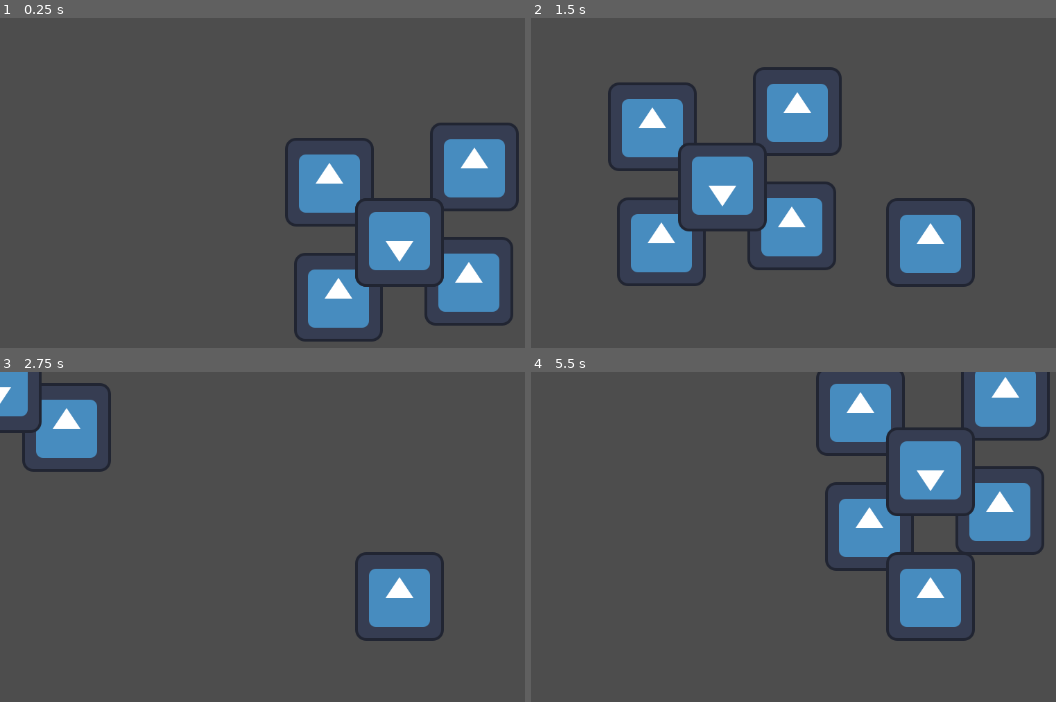
Above: before the commit, frames 1-4 (two rows, left to right).
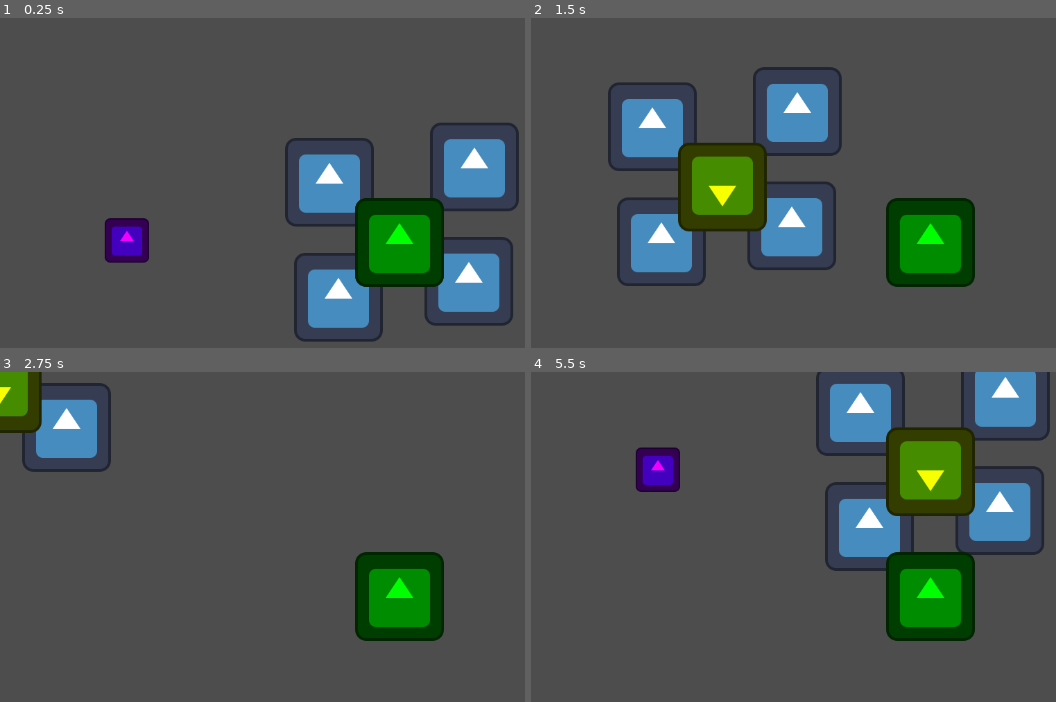
Above: after the commit, the same moments.

Repository: ludrol/Project-Wild-Fish
Game: Godot game, scene res://scenes/map/ContaimentBase.tscn
The game is run twice, just before and just after one commit, with the same random seed, the same clock (stepped at 60 frames per second) and the same inputs. The engine's default icon, where the game draws it, is replaced by a stand-in: a white triangle on a blue panel in a dark square.
Inputs:
- Up to frame 1 (0.25 s): no input
- Up to frame 2 (1.5 s): tap Enter at 0.5 s; hold Right (move_right) 0.53-1.28 s; tap E (interact) at 0.6, 1.35 s; hold S (move_down) from 1.28 s (still down)
- Up to frame 3 (2.75 s): release S (move_down) at 2.03 s; hold Right (move_right) from 2.03 s (still down); tap E (interact) at 2.1 s
- Up to frame 4 (5.5 s): release Right (move_right) at 2.78 s; hold Up (move_up) 2.78-3.53 s; tap E (interact) every 0.75 s from 2.85 to 5.1 s; hold Left (move_left) 3.53-5.03 s; hold S (move_down) from 5.03 s (still down)

The runs differ from the first frame. In frame 1, 5.6% of the frame differs, in the area x 20-85%, y 54-82%; in frame 2, 9.0%; in frame 3, 6.0%; in frame 4, 10%, in the area x 20-85%, y 16-82%.

Commit message:
WIP more fueal and generator logic

Diff:
--- /dev/null
+++ b/characters/fuel/Fuel.tscn
@@ -0,0 +1,20 @@
+[gd_scene load_steps=4 format=3 uid="uid://cyef8mdyfyy51"]
+
+[ext_resource type="Script" path="res://characters/fuel/fuel.gd" id="1_au8bk"]
+[ext_resource type="Texture2D" uid="uid://g8p1nncgihcu" path="res://icon.svg" id="1_unobj"]
+
+[sub_resource type="RectangleShape2D" id="RectangleShape2D_5667q"]
+size = Vector2(64, 66)
+
+[node name="Fuel" type="Node2D"]
+script = ExtResource("1_au8bk")
+
+[node name="Sprite2D" type="Sprite2D" parent="."]
+modulate = Color(0.95, 0, 1, 1)
+scale = Vector2(0.5, 0.5)
+texture = ExtResource("1_unobj")
+
+[node name="Area2D" type="Area2D" parent="."]
+
+[node name="CollisionShape2D" type="CollisionShape2D" parent="Area2D"]
+shape = SubResource("RectangleShape2D_5667q")
--- /dev/null
+++ b/characters/fuel/fuel.gd
@@ -0,0 +1,20 @@
+extends Node2D
+
+signal fuel_pickup
+@export var fuelValue = 100
+var area
+
+
+
+# Called when the node enters the scene tree for the first time.
+func _ready():
+	area = get_node("Area2D")
+
+# Called every frame. 'delta' is the elapsed time since the previous frame.
+func _process(delta):
+
+	for body in area.get_overlapping_areas():
+			print(body)
+			if body.is_in_group("players group"):
+				print("players interaction!")
+				emit_signal("fuel_pickup")
--- a/characters/generator/generator.tscn
+++ b/characters/generator/generator.tscn
@@ -8,6 +8,7 @@
 [node name="Generator" type="Node2D"]
 
 [node name="Sprite2D" type="Sprite2D" parent="."]
+modulate = Color(0.966667, 1, 0, 1)
 texture = ExtResource("1_fl3ns")
 flip_h = true
 flip_v = true
--- a/characters/player/player.gd
+++ b/characters/player/player.gd
@@ -1,7 +1,7 @@
 extends Node2D
 @export var speed = 400
 var area
-
+var fuel
 
 
 # Called when the node enters the scene tree for the first time.
@@ -31,18 +31,13 @@
 
 		position += velocity * delta
 
+#	check if generator is in range to be interacted with
+	if Input.is_action_just_pressed("interact"):
 
-	if Input.is_action_just_pressed("interact"):
-		#print("generator interaction!")
-
-
-		#if self.get_node(Area2D)
-
-
-
-		#
 		for body in area.get_overlapping_areas():
 			print(body)
 			if body.is_in_group("generators group"):
 				print("generator interaction!")
-				#
+				emit_signal("generator_interaction")
+
+#func
--- a/characters/player/player.tscn
+++ b/characters/player/player.tscn
@@ -13,11 +13,12 @@
 [node name="AnimatedSprite2D" type="AnimatedSprite2D" parent="."]
 
 [node name="Sprite2D" type="Sprite2D" parent="."]
+modulate = Color(0, 1, 0, 1)
 texture = ExtResource("1_7w3ve")
 
 [node name="Camera2D" type="Camera2D" parent="."]
 
-[node name="Area2D" type="Area2D" parent="."]
+[node name="Area2D" type="Area2D" parent="." groups=["players group"]]
 
 [node name="CollisionShape2D" type="CollisionShape2D" parent="Area2D"]
 shape = SubResource("CapsuleShape2D_4q81g")
--- a/project.godot
+++ b/project.godot
@@ -23,6 +23,7 @@
 [global_group]
 
 "generators group"=""
+"players group"=""
 
 [input]
 
--- a/scenes/map/ContaimentBase.tscn
+++ b/scenes/map/ContaimentBase.tscn
@@ -1,10 +1,13 @@
-[gd_scene load_steps=4 format=3 uid="uid://btg4agoxl5b68"]
+[gd_scene load_steps=6 format=3 uid="uid://btg4agoxl5b68"]
 
+[ext_resource type="Script" path="res://scenes/map/contaiment_base.gd" id="1_3wpd8"]
 [ext_resource type="Texture2D" uid="uid://g8p1nncgihcu" path="res://icon.svg" id="1_l42rr"]
 [ext_resource type="PackedScene" uid="uid://bccdi2rme1wya" path="res://characters/player/player.tscn" id="2_ncgph"]
 [ext_resource type="PackedScene" uid="uid://bioa7k7y0n25m" path="res://characters/generator/generator.tscn" id="3_g7ja7"]
+[ext_resource type="PackedScene" uid="uid://cyef8mdyfyy51" path="res://characters/fuel/Fuel.tscn" id="5_c0g4d"]
 
 [node name="ContaimentBase" type="Node2D"]
+script = ExtResource("1_3wpd8")
 
 [node name="Sprite2D" type="Sprite2D" parent="."]
 position = Vector2(159, 47)
@@ -22,8 +25,11 @@
 position = Vector2(360, 190)
 texture = ExtResource("1_l42rr")
 
+[node name="Generator" parent="." instance=ExtResource("3_g7ja7")]
+position = Vector2(260, 134)
+
 [node name="Player" parent="." instance=ExtResource("2_ncgph")]
 position = Vector2(260, 134)
 
-[node name="Generator" parent="." instance=ExtResource("3_g7ja7")]
-position = Vector2(260, 134)
+[node name="Fuel" parent="." instance=ExtResource("5_c0g4d")]
+position = Vector2(-133, 131)
--- /dev/null
+++ b/scenes/map/contaiment_base.gd
@@ -0,0 +1,16 @@
+extends Node2D
+
+
+
+
+
+
+
+# Called when the node enters the scene tree for the first time.
+func _ready():
+	pass # Replace with function body.
+
+
+# Called every frame. 'delta' is the elapsed time since the previous frame.
+func _process(delta):
+	pass
